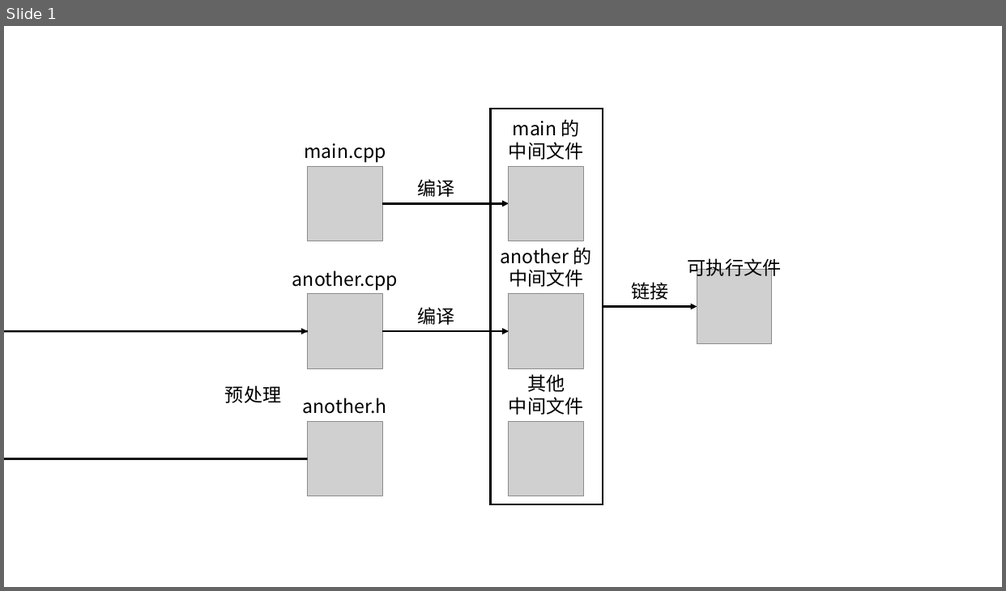
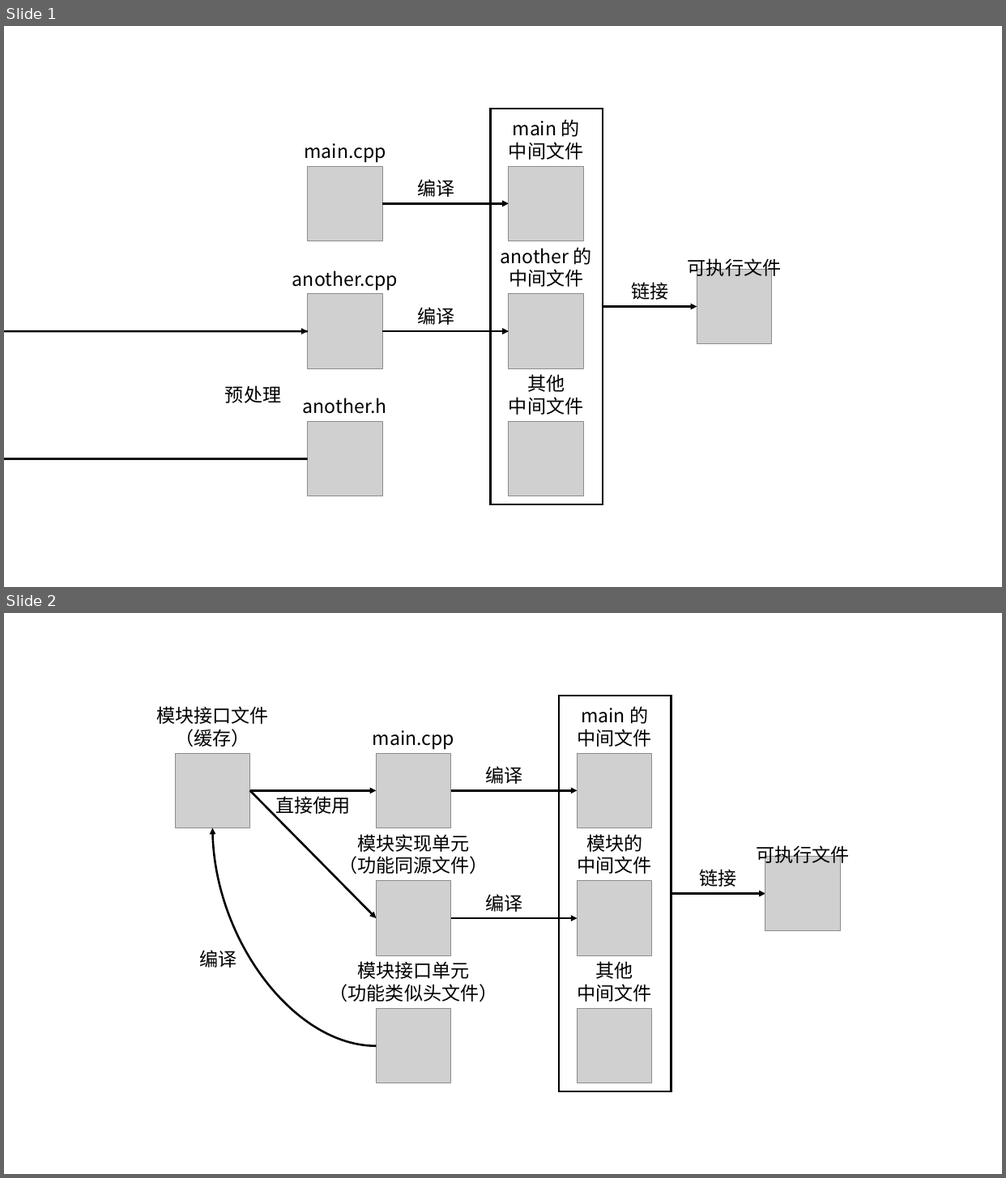
Before and after one commit to UnnamedOrange/Shangshou-CMake, a slide deck: book/assets/figure-source.pptx. Shown one above the other, each under a label of ours: slide 1 before the commit, slides 1 and 2 after it. The pictures are 1006x591 and 1006x1178 pixels, drawn with LibreOffice and Linux fonts; fonts in the diff are those of the drawing; grey boxes stand for pictures. Boxes give left, top, right and bottom in pixels: in the first picture for what was removed or moved away, otherwise in the second. Text is boxed around its words. In the diff, an @@ line names an element or a change of style, - is before the commit and + after.

```diff
--- a/book/assets/figure-source.pptx
+++ b/book/assets/figure-source.pptx
@@ slide 2 added at (x1=4, y1=613, x2=1002, y2=1174), background #FFFFFF @@
@@ group added at (x1=156, y1=696, x2=849, y2=1092): 13 texts, 8 pictures, 5 arrows, 1 rectangle, 1 curved arrow @@
+模块的
+中间文件
+编译
+其他
+中间文件
+链接
+可执行文件
+模块接口单元
+（功能类似头文件）
+模块实现单元
+（功能同源文件）
+编译
+直接使用
+main.cpp
+main 的
+中间文件
+模块接口文件
+（缓存）
+编译
```
Also in this commit, not shown: 6 other files.
